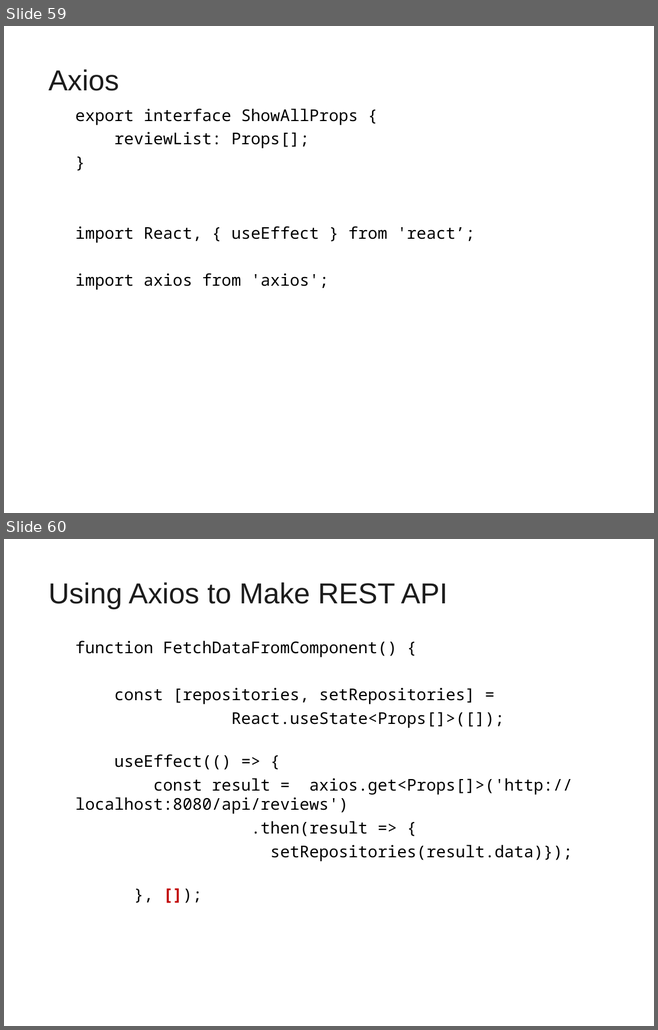
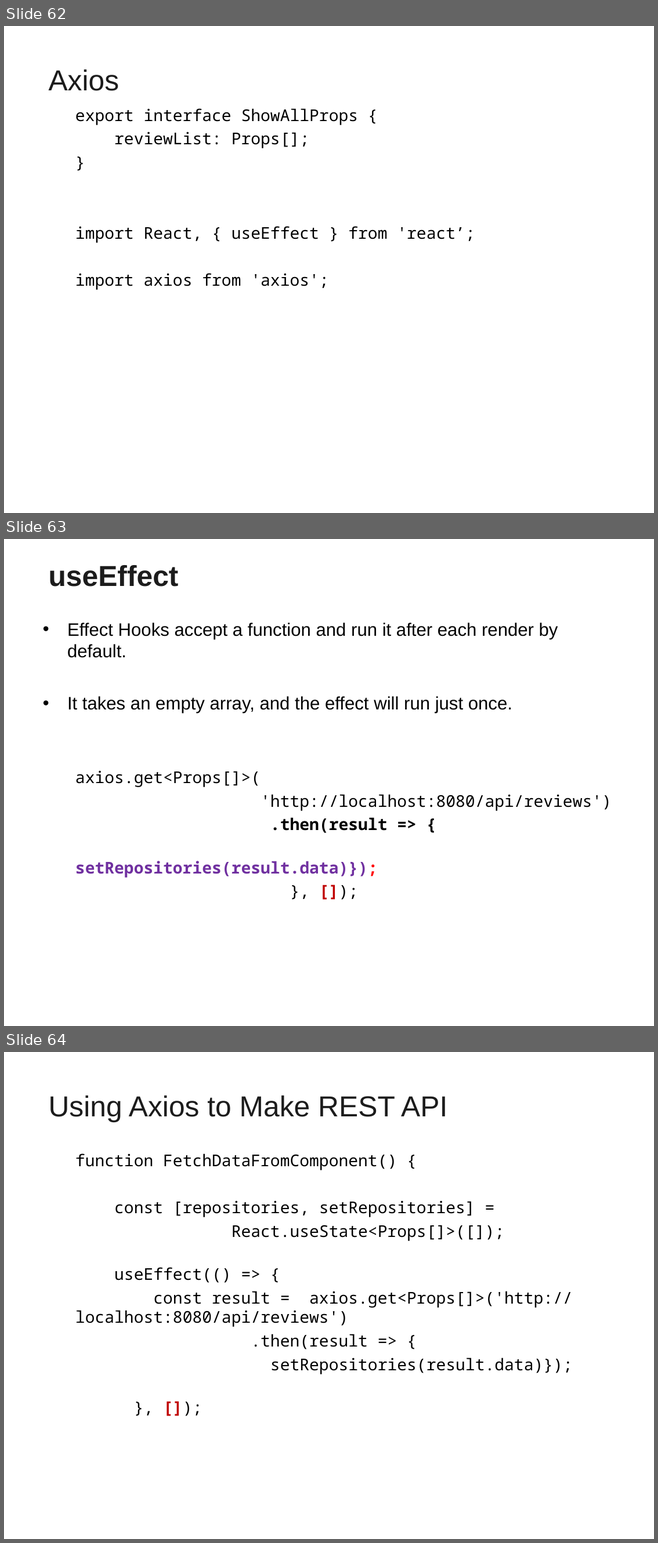
Before and after one commit to vatsanTraining/freshers_batch_july_2021, a slide deck: DeutescheBank_UI_Day_Two_ReactTSX.ppt. Shown one above the other, each under a label of ours: slides 59 and 60 before the commit, slides 62, 63 and 64 after it. The pictures are 658x1030 and 658x1543 pixels, drawn with LibreOffice and Linux fonts; fonts in the diff are those of the drawing; background and template pictures are left out. Boxes give left, top, right and bottom in pixels: in the first picture for what was removed or moved away, otherwise in the second. Text is boxed around its words. In the diff, an @@ line names an element or a change of style, - is before the commit and + after.

```diff
--- a/DeutescheBank_UI_Day_Two_ReactTSX.ppt
+++ b/DeutescheBank_UI_Day_Two_ReactTSX.ppt
@@ slide 63 added at [4,539,654,1026], background picture (left out) @@
@@ title added at [49,565,179,587], 32 pt, text #1C1C1C, bold @@
+useEffect
@@ text added at [67,623,611,878], 20 pt, text #000000 @@
+• Effect Hooks accept a function and run it after each render by default.
+• It takes an empty array, and the effect will run just once.
+  axios.get<Props[]>(
+  'http://localhost:8080/api/reviews')
+  .then(result => {
+  setRepositories(result.data)});
+  }, []);
@@ what was slide 59 is now slide 62 @@
@@ what was slide 60 is now slide 64 @@
```
Also in this commit, not shown: 2 slides changed, 3 other slides added, 1 other file.
